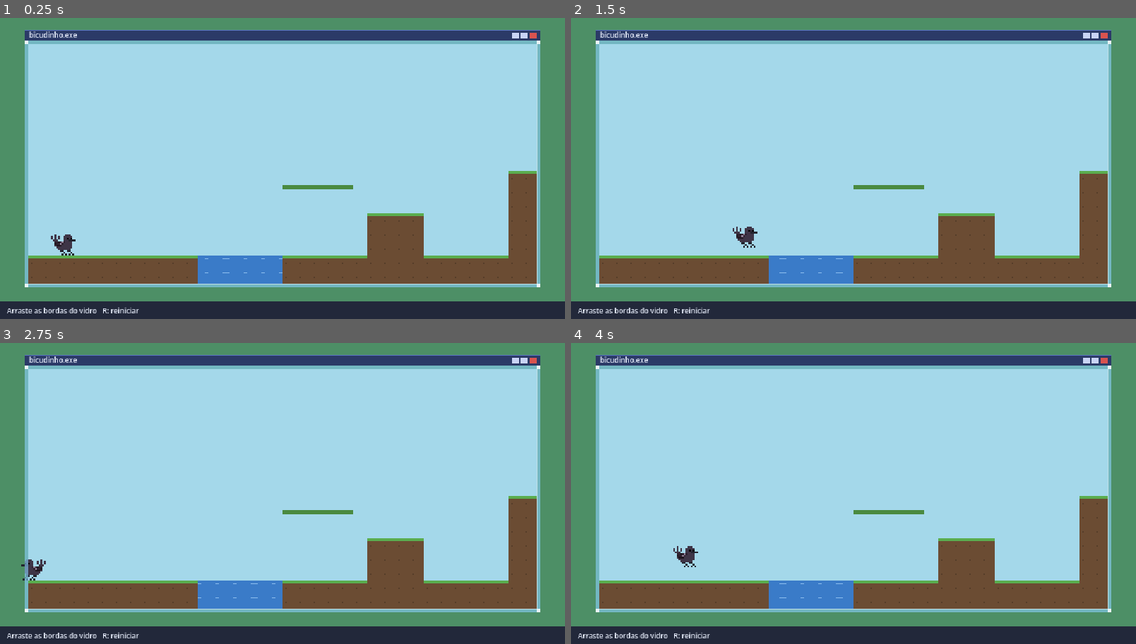
Above: before the commit, frames 1-4 (two rows, left to right).
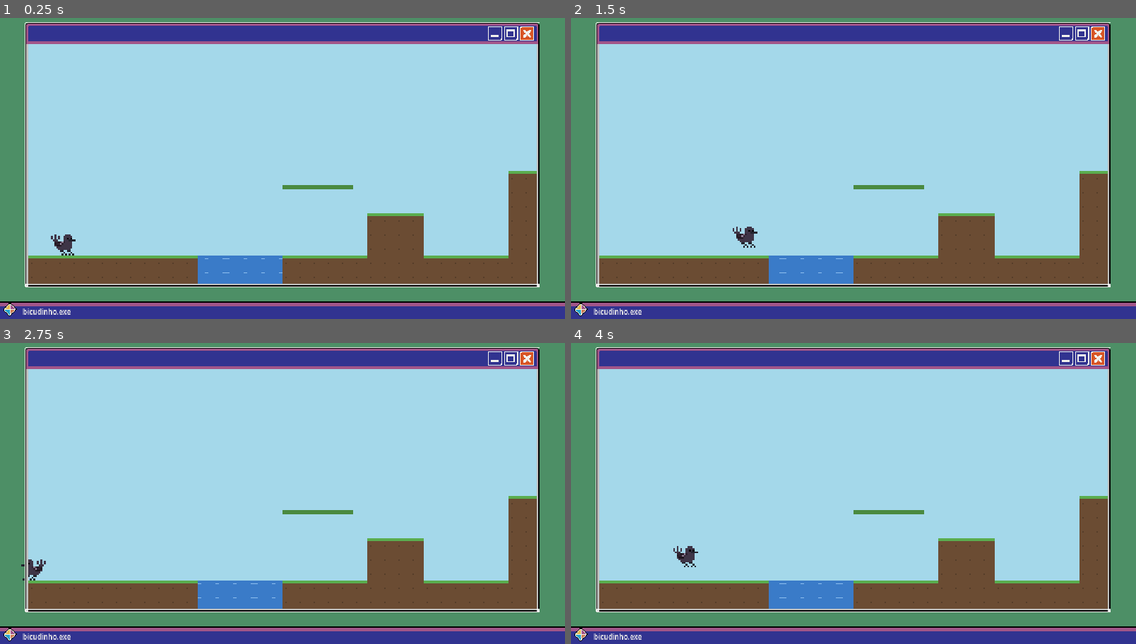
Above: after the commit, the same moments.

Repository: calderar0/bicudinho-gamejam
Game: Godot game, scene res://scenes/teste_janela.tscn
Same seed, same stepped clock (60 frames per second), same inputs: the game is played once before the commit and once after it. The project has no main scene, so this scene is started directly. Sound files missing from this copy of the repository are replaced by a short silence.
Inputs (mouse positions are in pixels of both pictures, inside the frame that each line leads up to):
- Up to frame 1 (0.25 s): no input
- Up to frame 2 (1.5 s): tap Enter at 0.5 s; move the mouse to (977, 144) at 0.52 s; hold Right (move_right) 0.53-1.25 s; tap Space (jump) at 0.6, 0.77, 1.07 s; click (977, 144) at 0.67 s; drag from (740, 177) to (825, 222) at 1.27 s
- Up to frame 3 (2.75 s): tap R (restart) at 2 s; move the mouse to (339, 415) at 2.02 s; hold Left (move_left) from 2.03 s (still down); tap Space (jump) at 2.1 s; click (339, 415) at 2.17 s
- Up to frame 4 (4 s): release Left (move_left) at 2.75 s; drag from (825, 547) to (684, 436) at 2.77 s; tap R (restart) at 3.5 s; move the mouse to (1023, 532) at 3.52 s; hold Right (move_right) from 3.53 s (still down); tap Space (jump) at 3.6, 3.77 s; click (1023, 532) at 3.67 s

The runs differ from the first frame. In frame 1, 15% of the frame differs, in the area x 0-100%, y 1-100%; in frame 2, 15%; in frame 3, 15%; in frame 4, 15%.

Commit message:
Tema de janela, menu Iniciar e SFX
- Janela do jogo e mini-janela com a arte do computer_icons_asset_pack (1x)
- Menu Iniciar na barra de tarefas: Shutdown, som e Restart
- Autoload Audio: efeitos por nome, musica em loop (ogg), mutar com M
- Sons de pulo, passo, clique, hover e limite da janela
- CREDITS.md com os materiais de terceiros

Co-Authored-By: Claude Opus 5.5 <noreply@anthropic.com>

Diff:
--- a/bicudinho/project.godot
+++ b/bicudinho/project.godot
@@ -17,6 +17,7 @@
 [autoload]
 
 Tuning="*uid://dju4vqjqf1imx"
+Audio="*res://scripts/audio.gd"
 
 [display]
 
@@ -65,6 +66,12 @@
 ]
 }
 
+mute={
+"deadzone": 0.2,
+"events": [Object(InputEventKey,"resource_local_to_scene":false,"resource_name":"","device":-1,"window_id":0,"alt_pressed":false,"shift_pressed":false,"ctrl_pressed":false,"meta_pressed":false,"pressed":false,"keycode":0,"physical_keycode":77,"key_label":0,"unicode":109,"location":0,"echo":false,"script":null)
+]
+}
+
 [physics]
 
 3d/physics_engine="Jolt Physics"
--- /dev/null
+++ b/bicudinho/scripts/audio.gd
@@ -0,0 +1,69 @@
+extends Node
+## Gerenciador de áudio (autoload "Audio"). Pré-carrega os sons e toca por nome:
+## Audio.play("sfx_jump"). Som que ainda não existe é ignorado em silêncio.
+## A música só começa depois do primeiro clique ou tecla (exigência do navegador).
+
+const SOUNDS := {
+	"sfx_jump": "res://sfx/sfx_jump.ogg",
+	"sfx_step": "res://sfx/sfx_step.ogg",
+	"sfx_ui_click": "res://sfx/sfx_ui_click.mp3",
+	"sfx_ui_hover": "res://sfx/sfx_ui_hover.mp3",
+	"sfx_window_limit": "res://sfx/sfx_window_limit.mp3",
+	"sfx_win_level": "res://sfx/sfx_win_level.mp3",
+}
+const MUSIC := "res://music/music_game.ogg"
+const MUSIC_DB := -10.5   # ~30% do volume dos efeitos
+const VOICES := 8
+
+var _streams: Dictionary = {}
+var _players: Array[AudioStreamPlayer] = []
+var _next := 0
+var _music: AudioStreamPlayer
+var _music_started := false
+
+
+func _ready() -> void:
+	process_mode = Node.PROCESS_MODE_ALWAYS
+	for key in SOUNDS:
+		var path: String = SOUNDS[key]
+		if ResourceLoader.exists(path):
+			_streams[key] = load(path)
+	for i in VOICES:
+		var p := AudioStreamPlayer.new()
+		add_child(p)
+		_players.append(p)
+	_music = AudioStreamPlayer.new()
+	_music.volume_db = MUSIC_DB
+	_music.finished.connect(_music.play)  # loop, vale para qualquer formato
+	add_child(_music)
+
+
+## Toca um efeito. pitch_jitter varia a altura um pouco (ex.: 0.08 para passos).
+func play(sound: String, pitch_jitter := 0.0, volume_db := 0.0) -> void:
+	var stream: AudioStream = _streams.get(sound)
+	if stream == null:
+		return
+	var p := _players[_next]
+	_next = (_next + 1) % VOICES
+	p.stream = stream
+	p.volume_db = volume_db
+	p.pitch_scale = 1.0 + randf_range(-pitch_jitter, pitch_jitter)
+	p.play()
+
+
+func toggle_mute() -> void:
+	AudioServer.set_bus_mute(0, not is_muted())
+
+
+func is_muted() -> bool:
+	return AudioServer.is_bus_mute(0)
+
+
+func _input(event: InputEvent) -> void:
+	if event.is_action_pressed("mute"):
+		toggle_mute()
+	if not _music_started and (event is InputEventMouseButton or event is InputEventKey) and event.is_pressed():
+		_music_started = true
+		if ResourceLoader.exists(MUSIC):
+			_music.stream = load(MUSIC)
+			_music.play()
--- a/bicudinho/scripts/bicudinho.gd
+++ b/bicudinho/scripts/bicudinho.gd
@@ -15,6 +15,7 @@
 var jump_buffer := 0.0
 var anim_time := 0.0
 var dead := false
+var _step_phase := 0.0
 
 ## Função que recebe a caixa do bicudinho (Rect2) e devolve "river", "trash" ou "".
 var hazard_check: Callable = Callable()
@@ -66,6 +67,7 @@
 		velocity.y = Tuning.JUMP_VELOCITY
 		jump_buffer = 0.0
 		coyote = 0.0
+		Audio.play("sfx_jump", 0.05)
 
 	# altura variável: soltar o botão corta a subida
 	if Input.is_action_just_released("jump") and velocity.y < 0.0:
@@ -84,9 +86,21 @@
 
 	move_and_slide()
 	_check_hazard()
+	_step_sounds(delta)
 
 	if Tuning.DEBUG_MEASURE:
 		_measure()
+
+
+## Um passo a cada 2 quadros da animação de andar (quadros 1 e 3).
+func _step_sounds(delta: float) -> void:
+	if not is_on_floor() or absf(velocity.x) <= 10.0:
+		_step_phase = 0.0
+		return
+	var before := int(_step_phase)
+	_step_phase += delta * Tuning.WALK_FPS / 2.0
+	if int(_step_phase) != before:
+		Audio.play("sfx_step", 0.08, -4.0)
 
 
 func _measure() -> void:
--- a/bicudinho/scripts/fase_teste.gd
+++ b/bicudinho/scripts/fase_teste.gd
@@ -13,7 +13,7 @@
 
 const WALLPAPER_COLOR := Color("4d8f66")
 const SKY_COLOR := Color("a4d8ea")
-const TASKBAR_COLOR := Color("22283a")
+const TASKBAR_TEX := preload("res://art/ui/taskbar.png")
 
 var win: GameWindow
 var tiles: TileWorld
@@ -38,7 +38,11 @@
 
 	add_child(win)  # por último: a moldura e o vidro desenham por cima de tudo
 
+	add_child(StartMenu.new())  # por último: o menu fica acima de tudo e pega o clique primeiro
+
 	win.rect_changed.connect(_on_rect_changed)
+	win.hit_limit.connect(Audio.play.bind("sfx_window_limit"))
+	win.button_pressed.connect(_on_window_button)
 	_on_rect_changed()
 
 
@@ -87,11 +91,26 @@
 	if event.is_action_pressed("restart"):
 		get_tree().reload_current_scene()
 		return
-	if event is InputEventMouseButton and event.button_index == MOUSE_BUTTON_LEFT and event.pressed:
+	if event is InputEventMouseButton and event.button_index == MOUSE_BUTTON_LEFT:
 		var m := get_global_mouse_position()
+		if not event.pressed:
+			win.release_button(m)
+			return
+		var btn := win.button_at(m)
+		if btn != -1:
+			win.press_button(btn)
+			Audio.play("sfx_ui_click")
+			return
 		var sides := win.side_at(m)
 		if sides != 0:
 			win.begin_resize(sides, m)
+			Audio.play("sfx_ui_click", 0.05, -6.0)
+
+
+## Botões da janela do jogo: só de enfeite por enquanto. Fechar o jogo "não pode".
+func _on_window_button(btn: int) -> void:
+	if btn == GameWindow.BTN_CLOSE:
+		Audio.play("sfx_window_limit")
 
 
 func _process(_delta: float) -> void:
@@ -102,6 +121,8 @@
 			win.update_resize(m)
 		else:
 			win.end_resize()
+	if win.update_hover(m):
+		Audio.play("sfx_ui_hover", 0.05, -4.0)
 	_update_cursor(m)
 
 
@@ -127,6 +148,6 @@
 	var area := Rect2(0, 0, Tuning.SCREEN_W, Tuning.SCREEN_H - Tuning.TASKBAR_H)
 	draw_rect(area, WALLPAPER_COLOR)
 	draw_rect(win.rect, SKY_COLOR)  # o céu só existe dentro da janela
-	draw_rect(Rect2(0, Tuning.SCREEN_H - Tuning.TASKBAR_H, Tuning.SCREEN_W, Tuning.TASKBAR_H), TASKBAR_COLOR)
-	draw_string(ThemeDB.fallback_font, Vector2(8, Tuning.SCREEN_H - 6),
-		"Arraste as bordas do vidro   R: reiniciar", HORIZONTAL_ALIGNMENT_LEFT, -1, 8, Color("e8eefc"))
+	draw_texture_rect(TASKBAR_TEX, Rect2(0, Tuning.SCREEN_H - Tuning.TASKBAR_H, Tuning.SCREEN_W, Tuning.TASKBAR_H), false)
+	draw_string(ThemeDB.fallback_font, Vector2(26, Tuning.SCREEN_H - 5),
+		"bicudinho.exe", HORIZONTAL_ALIGNMENT_LEFT, -1, 8, Color("f2f1ed"))
--- a/bicudinho/scripts/game_window.gd
+++ b/bicudinho/scripts/game_window.gd
@@ -2,9 +2,12 @@
 extends Node2D
 ## A janela falsa do jogo.
 ## `rect` é a área interna (o que existe). As bordas são vidro sólido: 4 corpos
-## estáticos que seguem a janela. A barra de título fica acima do vidro.
+## estáticos que seguem a janela. A barra de título (painel azul) fica colada
+## em cima do interior; os outros lados têm a moldura branca e cinza.
 
 signal rect_changed
+signal hit_limit                          # o redimensionamento bateu no mínimo/máximo
+signal button_pressed(button: int)        # clicou e soltou num botão da barra de título
 
 # flags dos lados que estão sendo arrastados
 const L := 1
@@ -12,6 +15,28 @@
 const T := 4
 const B := 8
 
+# botões da barra de título (linha em art/ui/window_buttons.png), da direita para a esquerda
+enum { BTN_CLOSE, BTN_MAXIMIZE, BTN_RESTORE, BTN_MINIMIZE }
+const BUTTONS := [BTN_CLOSE, BTN_MAXIMIZE, BTN_MINIMIZE]
+const BTN_SIZE := 16.0
+const BTN_GAP := 2.0       # espaço entre os botões
+const BTN_MARGIN := 6.0    # da borda direita da barra até o botão de fechar
+# colunas da folha de botões
+const STATE_NORMAL := 0
+const STATE_HOVER := 1
+const STATE_PRESSED := 2
+
+const TEX_TITLEBAR := preload("res://art/ui/window_titlebar.png")   # 9-slice, miolo azul
+const TEX_BODY := preload("res://art/ui/minwin_frame.png")           # 9-slice, sem topo
+const TEX_BUTTONS := preload("res://art/ui/window_buttons.png")
+const HIGHLIGHT := Color("f2f1ed")   # filete claro por fora da janela
+
+var hover_button := -1
+var pressed_button := -1
+var _at_limit := false
+var _title_style: StyleBoxTexture
+var _body_style: StyleBoxTexture
+
 var rect := Rect2()      # interior atual
 var target := Rect2()    # interior desejado (o atual persegue com velocidade limitada)
 var min_size := Vector2.ZERO
@@ -29,6 +54,18 @@
 	target = interior
 	min_size = min_s
 	max_size = max_s
+	_title_style = StyleBoxTexture.new()
+	_title_style.texture = TEX_TITLEBAR
+	_title_style.set_texture_margin(SIDE_LEFT, 4)
+	_title_style.set_texture_margin(SIDE_RIGHT, 4)
+	_title_style.set_texture_margin(SIDE_TOP, 4)
+	_title_style.set_texture_margin(SIDE_BOTTOM, 3)
+	_body_style = StyleBoxTexture.new()
+	_body_style.texture = TEX_BODY
+	_body_style.draw_center = false  # o miolo é o jogo
+	_body_style.set_texture_margin(SIDE_LEFT, 3)
+	_body_style.set_texture_margin(SIDE_RIGHT, 3)
+	_body_style.set_texture_margin(SIDE_BOTTOM, 3)
 	for i in 4:
 		var body := StaticBody2D.new()
 		body.collision_layer = 2   # vidro
@@ -46,11 +83,11 @@
 	return min_size.x < max_size.x or min_size.y < max_size.y
 
 
-## Retângulo externo: interior + vidro + barra de título.
+## Retângulo externo: interior + moldura (esquerda, direita, base) + barra de título.
 func outer_rect() -> Rect2:
 	var g := Tuning.GLASS_THICKNESS
 	var t := Tuning.TITLEBAR_H
-	return Rect2(rect.position - Vector2(g, g + t), rect.size + Vector2(g * 2.0, g * 2.0 + t))
+	return Rect2(rect.position - Vector2(g, t), rect.size + Vector2(g * 2.0, g + t))
 
 
 func add_crack(pos: Vector2) -> void:
@@ -58,11 +95,51 @@
 	queue_redraw()
 
 
+# --- Botões da barra de título ------------------------------------------------
+
+func button_rect(index: int) -> Rect2:
+	var o := outer_rect()
+	var x := o.end.x - BTN_MARGIN - BTN_SIZE * (index + 1) - BTN_GAP * index
+	var y := o.position.y + floorf((Tuning.TITLEBAR_H - BTN_SIZE) / 2.0)
+	return Rect2(x, y, BTN_SIZE, BTN_SIZE)
+
+
+## Botão (BTN_*) sob o ponto p, ou -1.
+func button_at(p: Vector2) -> int:
+	for i in BUTTONS.size():
+		if button_rect(i).has_point(p):
+			return BUTTONS[i]
+	return -1
+
+
+## Atualiza o hover. Devolve true se entrou num botão novo (para tocar o som).
+func update_hover(p: Vector2) -> bool:
+	var b := button_at(p) if drag_sides == 0 else -1
+	if b == hover_button:
+		return false
+	hover_button = b
+	queue_redraw()
+	return b != -1
+
+
+func press_button(b: int) -> void:
+	pressed_button = b
+	queue_redraw()
+
+
+func release_button(p: Vector2) -> void:
+	var b := pressed_button
+	pressed_button = -1
+	queue_redraw()
+	if b != -1 and button_at(p) == b:
+		button_pressed.emit(b)
+
+
 # --- Redimensionar ------------------------------------------------------------
 
 ## Lados (flags) da zona de arrasto sob o ponto p, ou 0 se não há.
 func side_at(p: Vector2) -> int:
-	if not is_resizable():
+	if not is_resizable() or button_at(p) != -1:
 		return 0
 	var o := outer_rect()
 	if not o.grow(3.0).has_point(p):
@@ -132,6 +209,8 @@
 	b = minf(b, Tuning.SCREEN_H - Tuning.TASKBAR_H - Tuning.GLASS_THICKNESS)
 
 	# tamanho mínimo e máximo da fase
+	var w0 := rr - l
+	var h0 := b - t
 	if rr - l > max_size.x:
 		if drag_sides & L:
 			l = rr - max_size.x
@@ -155,9 +234,16 @@
 
 	target = Rect2(l, t, rr - l, b - t)
 
+	# avisa uma vez quando o mouse passa do limite (som de "não dá")
+	var clamped := not is_equal_approx(w0, rr - l) or not is_equal_approx(h0, b - t)
+	if clamped and not _at_limit:
+		hit_limit.emit()
+	_at_limit = clamped
+
 
 func end_resize() -> void:
 	drag_sides = 0
+	_at_limit = false
 
 
 # --- Física -------------------------------------------------------------------
@@ -194,42 +280,35 @@
 # --- Desenho ------------------------------------------------------------------
 
 func _draw() -> void:
-	var g := Tuning.GLASS_THICKNESS
 	var tb_h := Tuning.TITLEBAR_H
 	var o := outer_rect()
-	var glass := Color(0.55, 0.82, 1.0, 0.6)
-	var shine := Color(1, 1, 1, 0.55)
-
-	# vidro: quatro faixas
-	draw_rect(Rect2(rect.position.x - g, rect.position.y - g, rect.size.x + g * 2.0, g), glass)
-	draw_rect(Rect2(rect.position.x - g, rect.end.y, rect.size.x + g * 2.0, g), glass)
-	draw_rect(Rect2(rect.position.x - g, rect.position.y, g, rect.size.y), glass)
-	draw_rect(Rect2(rect.end.x, rect.position.y, g, rect.size.y), glass)
-	# reflexo
-	draw_rect(Rect2(rect.position.x, rect.end.y, rect.size.x, 1), shine)
-	draw_rect(Rect2(rect.end.x, rect.position.y, 1, rect.size.y), shine)
-
-	# barra de título
-	var tb := Rect2(o.position, Vector2(o.size.x, tb_h))
-	draw_rect(tb, Color("2b3a67"))
-	draw_rect(Rect2(tb.position, Vector2(tb.size.x, 1)), Color("5b74c4"))
-	draw_string(ThemeDB.fallback_font, tb.position + Vector2(5, 9), "bicudinho.exe",
-		HORIZONTAL_ALIGNMENT_LEFT, -1, 8, Color("e8eefc"))
-	for i in 3:
-		var bx := tb.end.x - 12.0 - i * 10.0
-		draw_rect(Rect2(bx, tb.position.y + 3, 8, 7), Color("c9d4f5") if i != 0 else Color("d9534f"))
-
-	# cantos brancos: dica de que dá para redimensionar
+
+	# filete claro por fora (esquerda, topo e base), como na referência
+	draw_rect(Rect2(o.position.x - 1, o.position.y, 1, o.size.y), HIGHLIGHT)
+	draw_rect(Rect2(o.position.x, o.position.y - 1, o.size.x, 1), HIGHLIGHT)
+	draw_rect(Rect2(o.position.x, o.end.y, o.size.x, 1), HIGHLIGHT)
+
+	# corpo: moldura branca e cinza nos lados e na base (o vidro)
+	draw_style_box(_body_style, Rect2(o.position.x, rect.position.y, o.size.x, o.end.y - rect.position.y))
+	# barra de título: painel azul com borda rosa
+	draw_style_box(_title_style, Rect2(o.position, Vector2(o.size.x, tb_h)))
+
+	# botões: coluna = estado, linha = tipo
+	for i in BUTTONS.size():
+		var btn: int = BUTTONS[i]
+		var state := STATE_NORMAL
+		if btn == pressed_button:
+			state = STATE_PRESSED
+		elif btn == hover_button:
+			state = STATE_HOVER
+		var src := Rect2(state * BTN_SIZE, btn * BTN_SIZE, BTN_SIZE, BTN_SIZE)
+		draw_texture_rect_region(TEX_BUTTONS, button_rect(i), src)
+
+	# cantos de baixo: dica de que dá para redimensionar
 	if is_resizable():
 		var c := Color(1, 1, 1, 0.85)
-		var corners := [
-			o.position + Vector2(0, tb_h),
-			Vector2(o.end.x - 4, o.position.y + tb_h),
-			Vector2(o.position.x, o.end.y - 4),
-			o.end - Vector2(4, 4),
-		]
-		for corner in corners:
-			draw_rect(Rect2(corner, Vector2(4, 4)), c)
+		draw_rect(Rect2(Vector2(o.position.x, o.end.y - 3), Vector2(3, 3)), c)
+		draw_rect(Rect2(o.end - Vector2(3, 3), Vector2(3, 3)), c)
 
 	# rachaduras (usadas no passo 3, quando a disparada bate no vidro)
 	for ck in _cracks:
--- /dev/null
+++ b/bicudinho/scripts/mini_window.gd
@@ -0,0 +1,119 @@
+class_name MiniWindow
+extends Node2D
+## Mini-janela (bloco de notas): moldura, barra de título, botão de fechar,
+## arrastável pela barra. Fica acima de tudo, não segue a regra de ouro e
+## nunca colide com o bicudinho. O nó-pai repassa o mouse (handle_press etc.).
+
+signal closed
+
+const TEX_FRAME := preload("res://art/ui/minwin_frame.png")
+const TEX_TITLEBAR := preload("res://art/ui/window_titlebar.png")
+const TEX_BUTTONS := preload("res://art/ui/window_buttons.png")
+const BTN := 16.0
+const TITLE_H := 24.0
+const PAD := 6.0
+const FRAME_MARGIN := 3  # 9-slice: preto + cinza
+
+var title := "notas.txt"
+var text := ""
+var size := Vector2(200, 80)   # área de conteúdo, sem a barra de título
+
+var _frame_style: StyleBoxTexture
+var _title_style: StyleBoxTexture
+var _hover_close := false
+var _pressing_close := false
+var _dragging := false
+var _drag_offset := Vector2.ZERO
+
+
+func _ready() -> void:
+	z_index = 100
+	_frame_style = StyleBoxTexture.new()
+	_frame_style.texture = TEX_FRAME
+	_frame_style.set_texture_margin(SIDE_LEFT, FRAME_MARGIN)
+	_frame_style.set_texture_margin(SIDE_RIGHT, FRAME_MARGIN)
+	_frame_style.set_texture_margin(SIDE_BOTTOM, FRAME_MARGIN)
+	_frame_style.set_texture_margin(SIDE_TOP, 0)
+	_title_style = StyleBoxTexture.new()
+	_title_style.texture = TEX_TITLEBAR
+	_title_style.set_texture_margin(SIDE_LEFT, 4)
+	_title_style.set_texture_margin(SIDE_RIGHT, 4)
+	_title_style.set_texture_margin(SIDE_TOP, 4)
+	_title_style.set_texture_margin(SIDE_BOTTOM, 3)
+
+
+func outer_rect() -> Rect2:
+	return Rect2(position, size + Vector2(0, TITLE_H))
+
+
+func _close_rect() -> Rect2:
+	return Rect2(position + Vector2(size.x - 6.0 - BTN, 4), Vector2(BTN, BTN))
+
+
+func _title_rect() -> Rect2:
+	return Rect2(position, Vector2(size.x, TITLE_H))
+
+
+func is_dragging() -> bool:
+	return _dragging
+
+
+## Devolve true se o clique foi nesta janela (e foi consumido).
+func handle_press(p: Vector2) -> bool:
+	if not visible or not outer_rect().has_point(p):
+		return false
+	if _close_rect().has_point(p):
+		_pressing_close = true
+	elif _title_rect().has_point(p):
+		_dragging = true
+		_drag_offset = position - p
+	queue_redraw()
+	return true
+
+
+func handle_motion(p: Vector2) -> bool:
+	if _dragging:
+		var max_pos := Vector2(Tuning.SCREEN_W, Tuning.SCREEN_H - Tuning.TASKBAR_H) - outer_rect().size
+		position = (p + _drag_offset).round().clamp(Vector2.ZERO, max_pos)
+	var h := visible and _close_rect().has_point(p)
+	var entered := h and not _hover_close
+	if h != _hover_close:
+		_hover_close = h
+		queue_redraw()
+	return entered
+
+
+func handle_release(p: Vector2) -> void:
+	if _pressing_close and _close_rect().has_point(p):
+		close()
+	_pressing_close = false
+	_dragging = false
+	queue_redraw()
+
+
+func open() -> void:
+	visible = true
+	queue_redraw()
+
+
+func close() -> void:
+	if not visible:
+		return
+	visible = false
+	closed.emit()
+
+
+func _draw() -> void:
+	draw_style_box(_title_style, Rect2(0, 0, size.x, TITLE_H))
+	draw_string(ThemeDB.fallback_font, Vector2(7, 16), title,
+		HORIZONTAL_ALIGNMENT_LEFT, -1, 8, Color("f2f1ed"))
+	var state := 0
+	if _pressing_close:
+		state = 2
+	elif _hover_close:
+		state = 1
+	draw_texture_rect_region(TEX_BUTTONS, Rect2(size.x - 6.0 - BTN, 4, BTN, BTN),
+		Rect2(state * BTN, 0, BTN, BTN))
+	draw_style_box(_frame_style, Rect2(0, TITLE_H, size.x, size.y))
+	draw_multiline_string(ThemeDB.fallback_font, Vector2(PAD, TITLE_H + PAD + 8), text,
+		HORIZONTAL_ALIGNMENT_LEFT, size.x - PAD * 2.0, 8, -1, Color("2b2b3a"))
--- /dev/null
+++ b/bicudinho/scripts/start_menu.gd
@@ -0,0 +1,181 @@
+class_name StartMenu
+extends Node2D
+## Botão Iniciar (losango) na barra de tarefas e o menu que ele abre:
+## Shutdown (desliga o jogo), Sound (liga/desliga o som) e Restart (reinicia a fase).
+## Fica acima de tudo e consome os cliques que pegar.
+
+const TEX_START := preload("res://art/ui/start_button.png")
+const TEX_ICONS := preload("res://art/ui/startmenu_icons.png")   # desligar, alto-falante, reiniciar
+const TEX_PANEL := preload("res://art/ui/window_border.png")
+const TEX_LIST := preload("res://art/ui/minwin_frame.png")
+
+enum { ITEM_SHUTDOWN, ITEM_SOUND, ITEM_RESTART }
+const MENU_SIZE := Vector2(132, 78)
+const ITEM_H := 22.0
+const TEXT_COLOR := Color("f2f1ed")
+const HOVER_COLOR := Color("65dcd6")   # ciano dos botões em hover
+const DOT_COLORS := [Color("d85525"), Color("66993a"), Color("c0bfbd"),
+	Color("2ba5d1"), Color("edbc55"), Color("c0bfbd")]
+
+var is_open := false
+var _hover := -1             # item do menu sob o mouse
+var _hover_start := false
+var _shut_down := false      # tela de "pode desligar" (no navegador o jogo não fecha)
+var _panel_style: StyleBoxTexture
+var _list_style: StyleBoxTexture
+
+
+func _ready() -> void:
+	z_index = 200
+	process_mode = Node.PROCESS_MODE_ALWAYS
+	_panel_style = StyleBoxTexture.new()
+	_panel_style.texture = TEX_PANEL
+	_list_style = StyleBoxTexture.new()
+	_list_style.texture = TEX_LIST
+	for side in [SIDE_LEFT, SIDE_TOP, SIDE_RIGHT, SIDE_BOTTOM]:
+		_panel_style.set_texture_margin(side, 4)
+		_list_style.set_texture_margin(side, 3)
+	_list_style.set_texture_margin(SIDE_TOP, 0)
+
+
+func _start_rect() -> Rect2:
+	return Rect2(4, Tuning.SCREEN_H - Tuning.TASKBAR_H + 2, 16, 16)
+
+
+func _menu_rect() -> Rect2:
+	return Rect2(Vector2(2, Tuning.SCREEN_H - Tuning.TASKBAR_H - MENU_SIZE.y), MENU_SIZE)
+
+
+func _item_rect(i: int) -> Rect2:
+	var m := _menu_rect()
+	return Rect2(m.position.x + 60, m.position.y + 6 + i * ITEM_H, MENU_SIZE.x - 64, 18)
+
+
+func _item_at(p: Vector2) -> int:
+	if not is_open:
+		return -1
+	for i in 3:
+		if _item_rect(i).has_point(p):
+			return i
+	return -1
+
+
+func _process(_delta: float) -> void:
+	var m := get_global_mouse_position()
+	var item := _item_at(m)
+	var start := _start_rect().has_point(m)
+	if (item != _hover and item != -1) or (start and not _hover_start):
+		Audio.play("sfx_ui_hover", 0.05, -4.0)
+	if item != _hover or start != _hover_start:
+		_hover = item
+		_hover_start = start
+		queue_redraw()
+
+
+func _unhandled_input(event: InputEvent) -> void:
+	if _shut_down:
+		# qualquer clique ou tecla "liga o computador" de novo
+		if (event is InputEventMouseButton or event is InputEventKey) and event.is_pressed():
+			get_viewport().set_input_as_handled()
+			get_tree().paused = false
+			get_tree().reload_current_scene()
+		return
+	if is_open and event.is_action_pressed("ui_cancel"):
+		_set_open(false)
+		get_viewport().set_input_as_handled()
+		return
+	if not (event is InputEventMouseButton and event.pressed and event.button_index == MOUSE_BUTTON_LEFT):
+		return
+	var p := get_global_mouse_position()
+	if _start_rect().has_point(p):
+		Audio.play("sfx_ui_click")
+		_set_open(not is_open)
+		get_viewport().set_input_as_handled()
+	elif is_open:
+		var item := _item_at(p)
+		if item != -1:
+			Audio.play("sfx_ui_click")
+			_activate(item)
+		elif not _menu_rect().has_point(p):
+			_set_open(false)   # clicou fora: fecha o menu e deixa o clique seguir
+			return
+		get_viewport().set_input_as_handled()
+
+
+func _set_open(v: bool) -> void:
+	is_open = v
+	queue_redraw()
+
+
+func _activate(item: int) -> void:
+	match item:
+		ITEM_SHUTDOWN:
+			_shutdown()
+		ITEM_SOUND:
+			Audio.toggle_mute()
+			queue_redraw()
+		ITEM_RESTART:
+			get_tree().reload_current_scene()
+
+
+func _shutdown() -> void:
+	is_open = false
+	if OS.has_feature("web"):
+		# no navegador não dá para fechar a aba: mostra a tela clássica de desligado
+		_shut_down = true
+		AudioServer.set_bus_mute(0, true)
+		get_tree().paused = true
+		queue_redraw()
+	else:
+		get_tree().quit()
+
+
+func _draw() -> void:
+	if _shut_down:
+		draw_rect(Rect2(0, 0, Tuning.SCREEN_W, Tuning.SCREEN_H), Color.BLACK)
+		var msg := "It's now safe to turn off your computer."
+		draw_string(ThemeDB.fallback_font, Vector2(0, Tuning.SCREEN_H / 2.0), msg,
+			HORIZONTAL_ALIGNMENT_CENTER, Tuning.SCREEN_W, 8, Color("edbc55"))
+		draw_string(ThemeDB.fallback_font, Vector2(0, Tuning.SCREEN_H / 2.0 + 16), "(click to restart)",
+			HORIZONTAL_ALIGNMENT_CENTER, Tuning.SCREEN_W, 8, Color("c0bfbd"))
+		return
+
+	# botão Iniciar (desce 1 px quando o menu está aberto)
+	var s := _start_rect()
+	if is_open:
+		s.position.y += 1
+	draw_texture(TEX_START, s.position)
+	if _hover_start and not is_open:
+		draw_rect(s.grow(1), HOVER_COLOR, false, 1.0)
+
+	if not is_open:
+		return
+	var m := _menu_rect()
+	draw_style_box(_panel_style, m)
+
+	# lista branca à esquerda, com bolinhas coloridas (decorativa por enquanto)
+	var list := Rect2(m.position + Vector2(6, 6), Vector2(50, m.size.y - 12))
+	draw_style_box(_list_style, list)
+	draw_rect(Rect2(list.position, Vector2(list.size.x, 1)), Color.BLACK)
+	for i in DOT_COLORS.size():
+		var y := list.position.y + 6 + i * 10.0
+		var x := list.position.x + 6
+		draw_rect(Rect2(x + 1, y, 3, 5), DOT_COLORS[i])
+		draw_rect(Rect2(x, y + 1, 5, 3), DOT_COLORS[i])
+		draw_rect(Rect2(x + 9, y + 1, 28, 3), Color("c0bfbd"))
+
+	# itens: ícone 16x16 + texto
+	var labels := ["Shutdown", "Sound on" if Audio.is_muted() else "Sound off", "Restart"]
+	for i in 3:
+		var r := _item_rect(i)
+		draw_texture_rect_region(TEX_ICONS, Rect2(r.position + Vector2(1, 1), Vector2(16, 16)),
+			Rect2(i * 16, 0, 16, 16))
+		if i == ITEM_SOUND and Audio.is_muted():
+			# X vermelho por cima das ondas do alto-falante
+			var c := r.position + Vector2(10, 4)
+			for k in 5:
+				draw_rect(Rect2(c + Vector2(k, k), Vector2(1, 1)), Color("d85525"))
+				draw_rect(Rect2(c + Vector2(4 - k, k), Vector2(1, 1)), Color("d85525"))
+		var col := HOVER_COLOR if i == _hover else TEXT_COLOR
+		draw_string(ThemeDB.fallback_font, r.position + Vector2(21, 13), labels[i],
+			HORIZONTAL_ALIGNMENT_LEFT, -1, 8, col)
--- a/bicudinho/scripts/tuning.gd
+++ b/bicudinho/scripts/tuning.gd
@@ -34,9 +34,9 @@
 const IDLE_FPS := 3.0
 
 # --- Janela do jogo e vidro ---------------------------------------------------
-const GLASS_THICKNESS := 4.0     # espessura visual do vidro
+const GLASS_THICKNESS := 3.0     # espessura visual do vidro (moldura preta + cinza)
 const GLASS_COLLIDER := 16.0     # espessura da colisão (maior, para não ser atravessada)
-const TITLEBAR_H := 12.0
+const TITLEBAR_H := 24.0         # painel azul: borda de 4 + botão de 16 + borda de 4
 const RESIZE_SPEED := 360.0      # px/s: limite de velocidade ao redimensionar
 const RESIZE_GRAB := 6.0         # largura da faixa de arrasto na borda
 const RESIZE_CORNER := 12.0      # tamanho da zona de canto
Binary file added: bicudinho/art/ui/minwin_frame.png
Not shown, added: bicudinho/art/ui/minwin_frame.png.import
Binary file added: bicudinho/art/ui/start_button.png
Not shown, added: bicudinho/art/ui/start_button.png.import
Binary file added: bicudinho/art/ui/startmenu_icons.png
Not shown, added: bicudinho/art/ui/startmenu_icons.png.import
Binary file added: bicudinho/art/ui/taskbar.png
Not shown, added: bicudinho/art/ui/taskbar.png.import
Binary file added: bicudinho/art/ui/window_border.png
Not shown, added: bicudinho/art/ui/window_border.png.import
Binary file added: bicudinho/art/ui/window_buttons.png
Not shown, added: bicudinho/art/ui/window_buttons.png.import
(and 20 more such lines)
